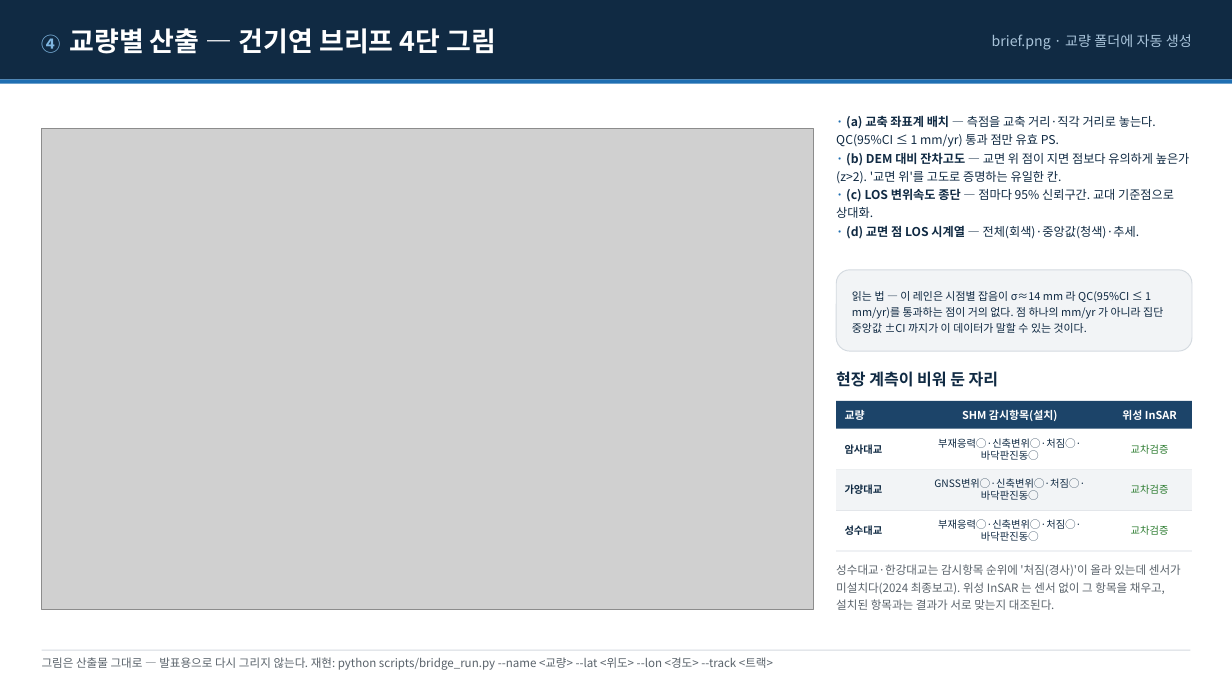
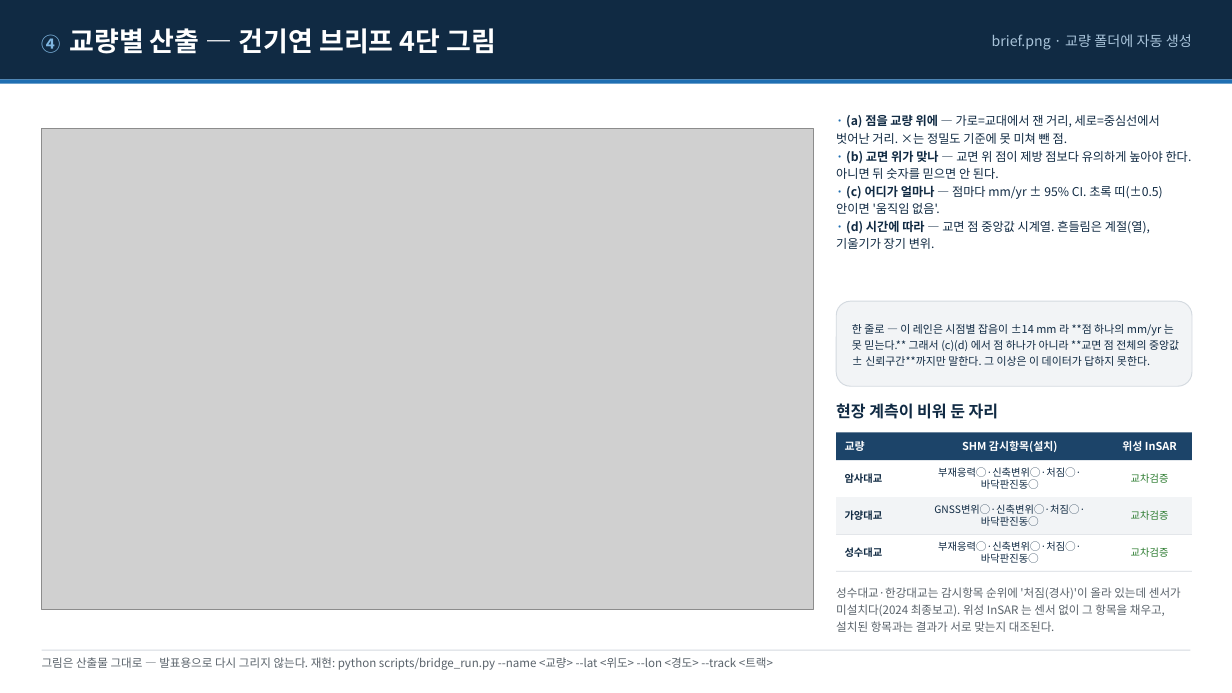
Before and after one commit to tjddnr8334-sudo/inframon, a slide deck: slide 5 of docs/KICT_Bmaps_협의.pptx. Drawn at 1232x693 pixels with LibreOffice and Linux fonts; fonts in the diff are those of the drawing; grey boxes stand for pictures. Boxes give left, top, right and bottom in pixels: in the first picture for what was removed or moved away, otherwise in the second. Text is boxed around its words. In the diff, an @@ line names an element or a change of style, - is before the commit and + after.

```diff
--- a/docs/KICT_Bmaps_협의.pptx
+++ b/docs/KICT_Bmaps_협의.pptx
@@ text at (836, 114, 1192, 249): text changed @@
-· (a) 교축 좌표계 배치 — 측점을 교축 거리·직각 거리로 놓는다. QC(95%CI ≤ 1 mm/yr) 통과 점만 유효 PS.
-· (b) DEM 대비 잔차고도 — 교면 위 점이 지면 점보다 유의하게 높은가(z>2). '교면 위'를 고도로 증명하는 유일한 칸.
-· (c) LOS 변위속도 종단 — 점마다 95% 신뢰구간. 교대 기준점으로 상대화.
-· (d) 교면 점 LOS 시계열 — 전체(회색)·중앙값(청색)·추세.
+· (a) 점을 교량 위에 — 가로=교대에서 잰 거리, 세로=중심선에서 벗어난 거리. ×는 정밀도 기준에 못 미쳐 뺀 점.
+· (b) 교면 위가 맞나 — 교면 위 점이 제방 점보다 유의하게 높아야 한다. 아니면 뒤 숫자를 믿으면 안 된다.
+· (c) 어디가 얼마나 — 점마다 mm/yr ± 95% CI. 초록 띠(±0.5) 안이면 '움직임 없음'.
+· (d) 시간에 따라 — 교면 점 중앙값 시계열. 흔들림은 계절(열), 기울기가 장기 변위.
@@ rounded rectangle: place and size @@
-rounded rectangle at (836, 270, 1192, 351)
+rounded rectangle at (836, 301, 1192, 386)
@@ text at (852, 324, 1179, 366): text changed @@
-읽는 법 — 이 레인은 시점별 잡음이 σ≈14 mm 라 QC(95%CI ≤ 1 mm/yr)를 통과하는 점이 거의 없다. 점 하나의 mm/yr 가 아니라 집단 중앙값 ±CI 까지가 이 데이터가 말할 수 있는 것이다.
+한 줄로 — 이 레인은 시점별 잡음이 ±14 mm 라 **점 하나의 mm/yr 는 못 믿는다.** 그래서 (c)(d) 에서 점 하나가 아니라 **교면 점 전체의 중앙값 ± 신뢰구간**까지만 말한다. 그 이상은 이 데이터가 답하지 못한다.
@@ 4 texts, 1 rectangle: place and size @@
-4 texts, 1 rectangle at (836, 371, 1192, 429)
+4 texts, 1 rectangle at (836, 403, 1192, 460)
@@ text "암사대교": place and size @@
-text "암사대교" at (845, 444, 883, 454)
+text "암사대교" at (845, 473, 883, 483)
@@ text "부재응력◯·신축변위◯·처짐◯·바닥판진동◯": place and size @@
-text "부재응력◯·신축변위◯·처짐◯·바닥판진동◯" at (938, 438, 1081, 460)
+text "부재응력◯·신축변위◯·처짐◯·바닥판진동◯" at (938, 467, 1081, 489)
@@ text "교차검증": place and size @@
-text "교차검증" at (1131, 444, 1169, 454)
+text "교차검증" at (1131, 473, 1169, 483)
@@ 3 texts, 3 rectangles: place and size @@
-3 texts, 3 rectangles at (836, 470, 1192, 511)
+3 texts, 3 rectangles at (836, 497, 1192, 535)
@@ text "성수대교": place and size @@
-text "성수대교" at (845, 525, 883, 535)
+text "성수대교" at (845, 547, 883, 557)
@@ text "부재응력◯·신축변위◯·처짐◯·바닥판진동◯": place and size @@
-text "부재응력◯·신축변위◯·처짐◯·바닥판진동◯" at (938, 519, 1081, 541)
+text "부재응력◯·신축변위◯·처짐◯·바닥판진동◯" at (938, 541, 1081, 563)
@@ text "교차검증": place and size @@
-text "교차검증" at (1131, 525, 1169, 535)
+text "교차검증" at (1131, 547, 1169, 557)
@@ text "성수대교·한강대교는 감시항목 순위에 '처짐(경사)'이 올라 ...": place and size @@
-text "성수대교·한강대교는 감시항목 순위에 '처짐(경사)'이 올라 ..." at (836, 564, 1181, 610)
+text "성수대교·한강대교는 감시항목 순위에 '처짐(경사)'이 올라 ..." at (836, 587, 1181, 632)
@@ rectangle: place and size @@
-rectangle at (836, 551, 1192, 552)
+rectangle at (836, 571, 1192, 572)
```
Also in this commit, not shown: 4 other slides changed, 1 slide added, 21 other files.
